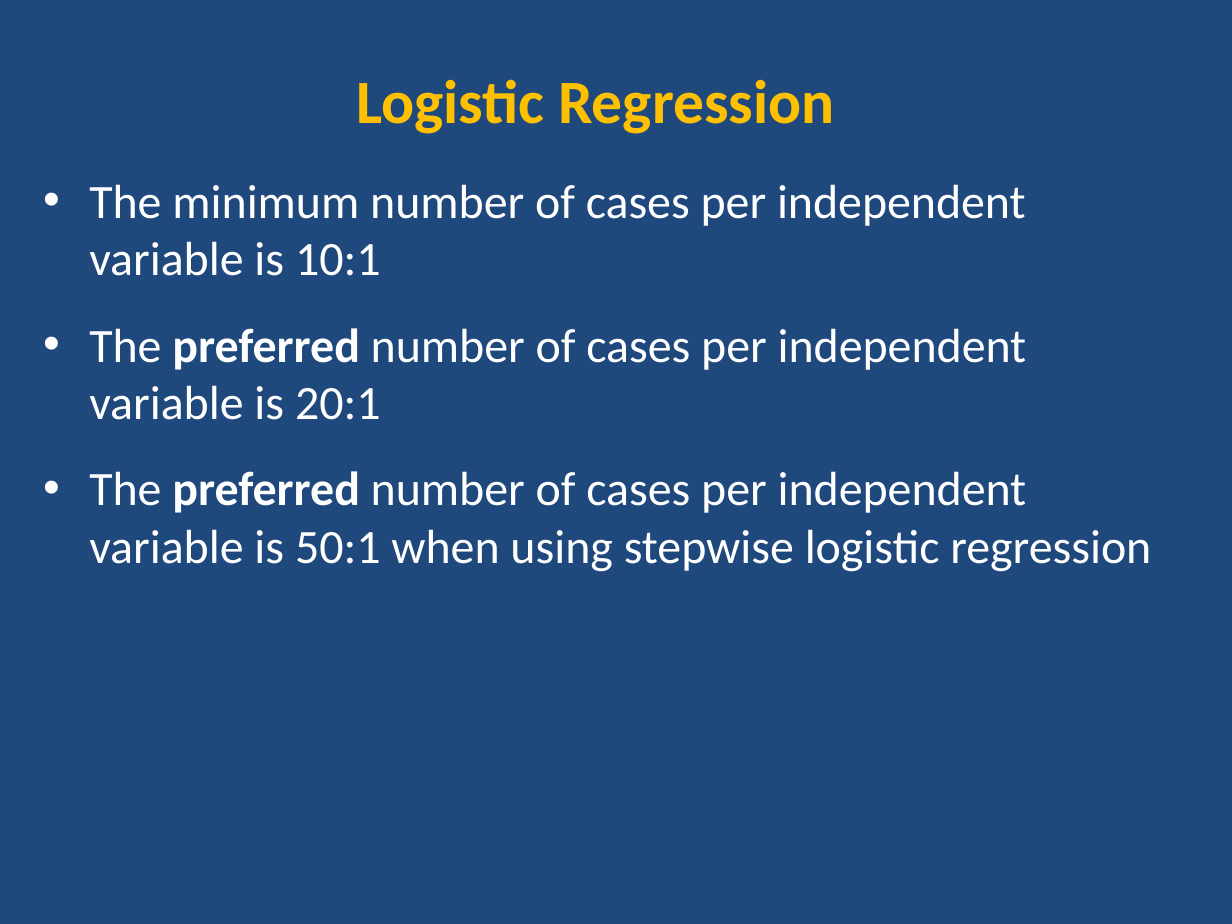
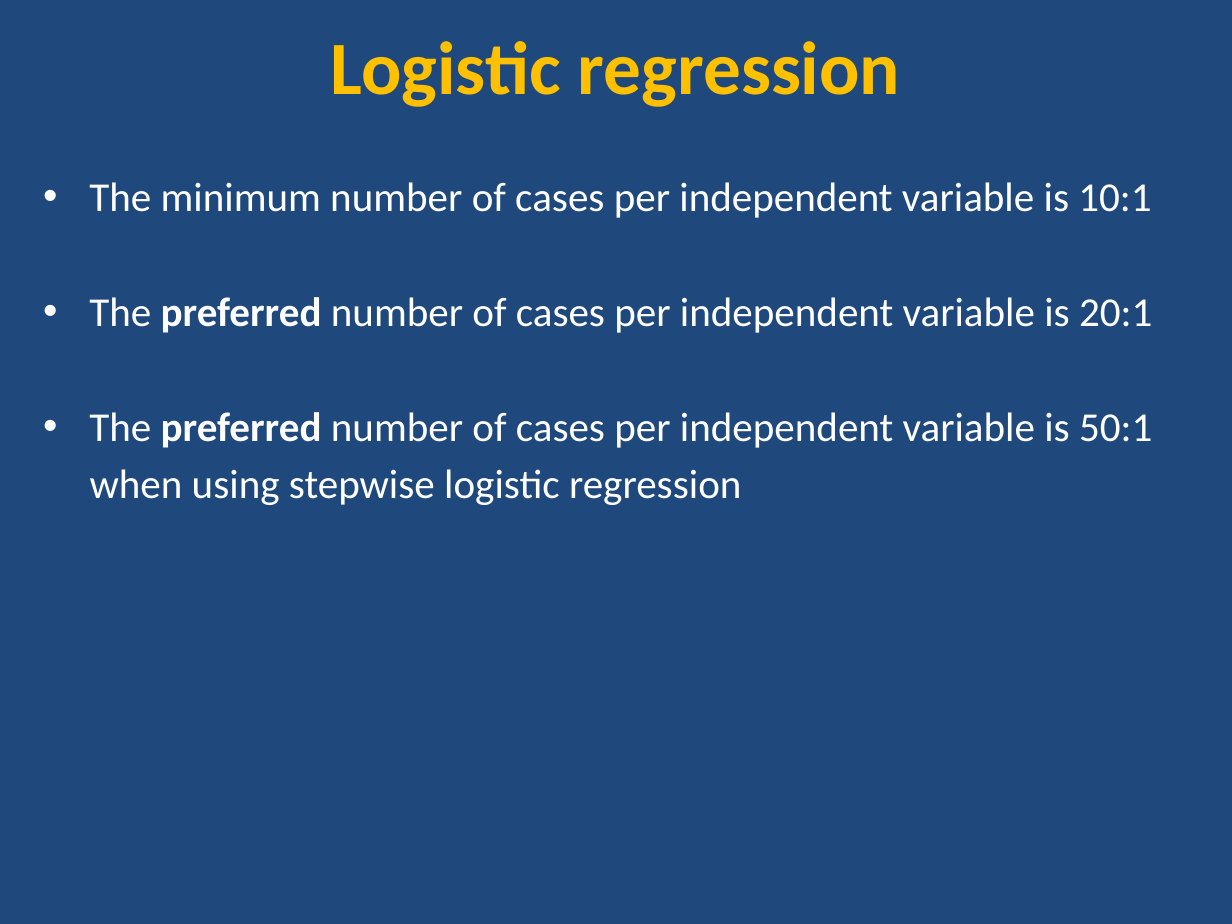
Before and after one commit to ncss-tech/stats_for_soil_survey, a slide deck: slide 6 of presentations/7_logistic_regression/Logistic.pptx. Drawn at 1232x924 pixels with LibreOffice and Linux fonts; fonts in the diff are those of the drawing. Boxes give left, top, right and bottom in pixels: in the first picture for what was removed or moved away, otherwise in the second. Text is boxed around its words. In the diff, an @@ line names an element or a change of style, - is before the commit and + after.

```diff
--- a/presentations/7_logistic_regression/Logistic.pptx
+++ b/presentations/7_logistic_regression/Logistic.pptx
@@ title at <box>331,41,900,107</box>: text changed; size 36 to 44 pt @@
-Logistic Regression
+Logistic regression
@@ text at <box>89,182,1152,333</box>: size 28 to 24 pt in "The minimum number of cases per independent ...", "The preferred number of cases per independent ..." @@
@@ text at <box>89,412,1152,505</box>: text changed; size 28 to 24 pt @@
-• The preferred number of cases per independent variable is 50:1 when using stepwise logistic regression
+• The preferred number of cases per independent variable is 50:1
+when using stepwise logistic regression
```
Also in this commit, not shown: 26 other slides changed, 4 slides added.
